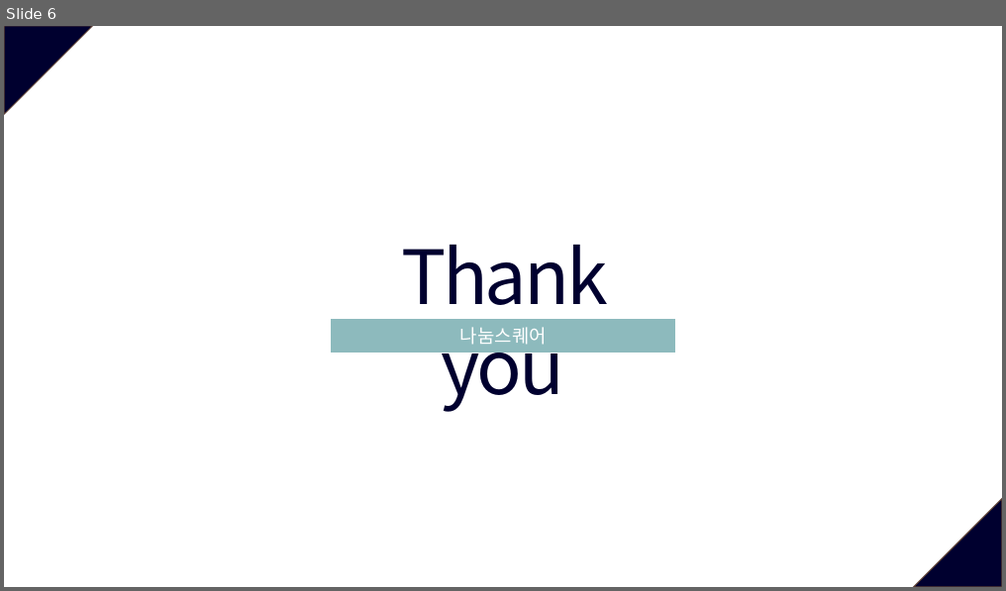
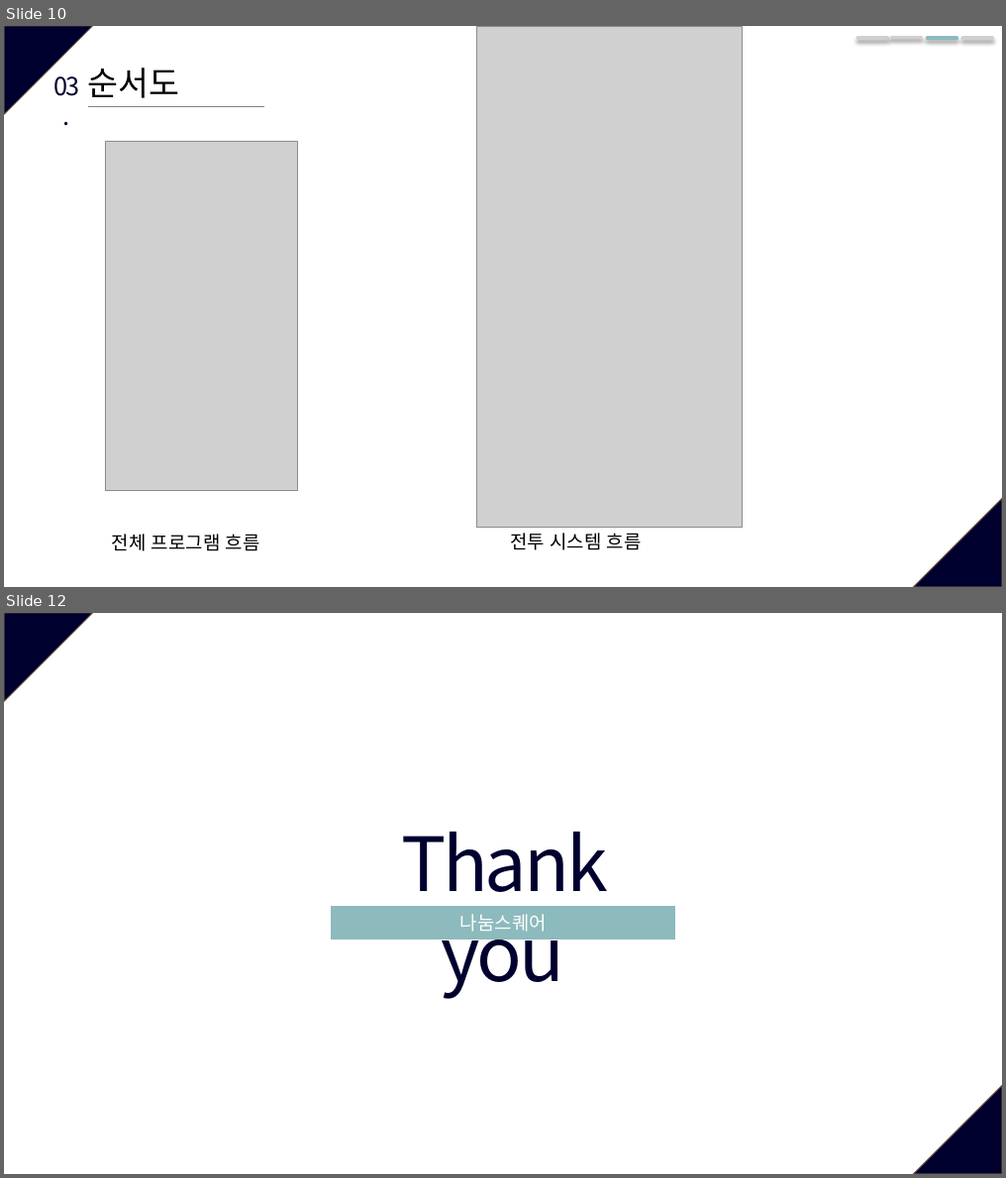
Before and after one commit to gitlin-i/c_console_game, a slide deck: 콘솔프로젝트_박석진/개발문서/발표자료_박석진.pptx. Shown one above the other, each under a label of ours: slide 6 before the commit, slides 10 and 12 after it; the slides between them are not shown. The pictures are 1006x591 and 1006x1178 pixels, drawn with LibreOffice and Linux fonts; fonts in the diff are those of the drawing; grey boxes stand for pictures. Boxes give left, top, right and bottom in pixels: in the first picture for what was removed or moved away, otherwise in the second. Text is boxed around its words. In the diff, an @@ line names an element or a change of style, - is before the commit and + after.

```diff
--- a/콘솔프로젝트_박석진/개발문서/발표자료_박석진.pptx
+++ b/콘솔프로젝트_박석진/개발문서/발표자료_박석진.pptx
@@ slide 10 added at [4, 26, 1002, 587], background #FFFFFF; not listed: 2 template elements that a slide beside it also shows @@
@@ picture added at [476, 26, 743, 528] @@
@@ line added from (858, 38) to (887, 38), #D0CECE 3.5 pt @@
@@ line added from (892, 37) to (921, 37), #D0CECE 3.5 pt @@
@@ line added from (928, 38) to (957, 38), #8DBABD 3.5 pt @@
@@ line added from (963, 38) to (992, 38), #D0CECE 3.5 pt @@
@@ text added at [54, 76, 79, 96], 24 pt, text #00002F @@
+03.
@@ text added at [88, 68, 180, 98], 32 pt, text #000000 @@
+순서도
@@ line added from (88, 107) to (264, 107), #808080 0.5 pt @@
@@ picture added at [105, 141, 298, 491] @@
@@ text added at [112, 534, 260, 552], 18 pt, text #000000 @@
+전체 프로그램 흐름
@@ text added at [510, 533, 642, 551], 18 pt, text #000000 @@
+전투 시스템 흐름
@@ what was slide 6 is now slide 12 @@
```
Also in this commit, not shown: 3 slides changed, 6 other slides added, 1 slide removed, 17 other files.
